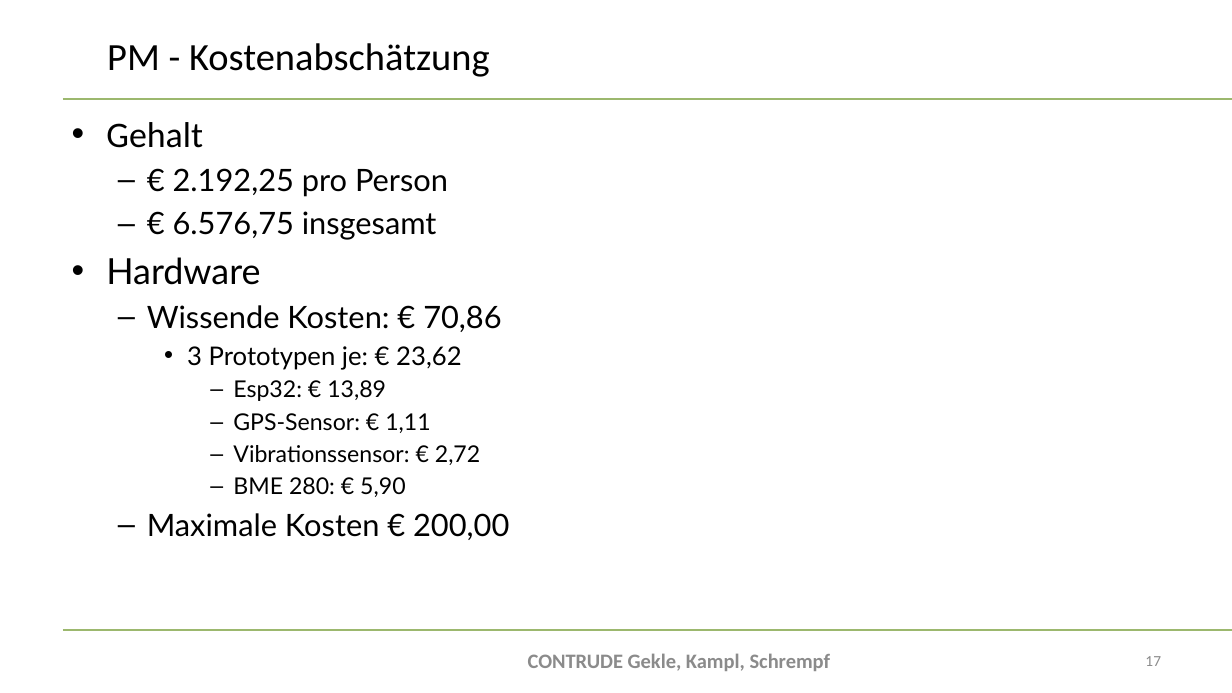
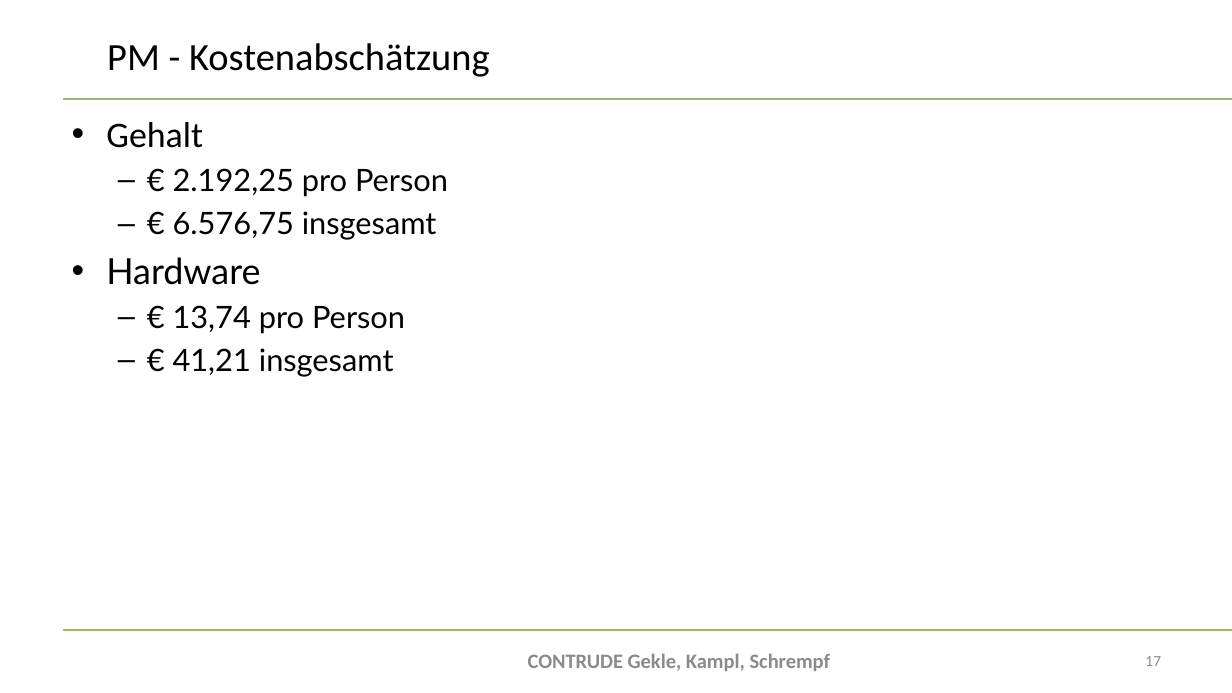
Before and after one commit to bitsneak/Contrude, a slide deck: slide 17 of Diplomarbeit/doc/Presentations/DA-Präsentation2024_Zweitpräsentation.pptx. Drawn at 1232x693 pixels with LibreOffice and Linux fonts; fonts in the diff are those of the drawing; background and template pictures are left out. Boxes give left, top, right and bottom in pixels: in the first picture for what was removed or moved away, otherwise in the second. Text is boxed around its words. In the diff, an @@ line names an element or a change of style, - is before the commit and + after.

```diff
--- a/Diplomarbeit/doc/Presentations/DA-Präsentation2024_Zweitpräsentation.pptx
+++ b/Diplomarbeit/doc/Presentations/DA-Präsentation2024_Zweitpräsentation.pptx
@@ text at bbox=[173, 305, 405, 377]: text changed; size 18 to 24 pt @@
-  – Wissende Kosten: € 70,86
-    • 3 Prototypen je: € 23,62
-      – Esp32: € 13,89
-      – GPS-Sensor: € 1,11
-      – Vibrationssensor: € 2,72
-      – BME 280: € 5,90
-  – Maximale Kosten € 200,00
+  – € 13,74 pro Person
+  – € 41,21 insgesamt
```
Also in this commit, not shown: 8 other slides changed, 1 slide added, 1 slide removed, 1 other file.
